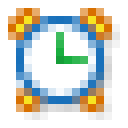
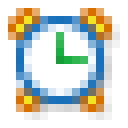
Two versions of the same layered image (128 x 128). Layer-by-layer changes:
added layer "Слой 2 растр kопия" above "Слой 2" over (16, 16, 104, 104)
hid "Слой 2" over (24, 24, 96, 96)
